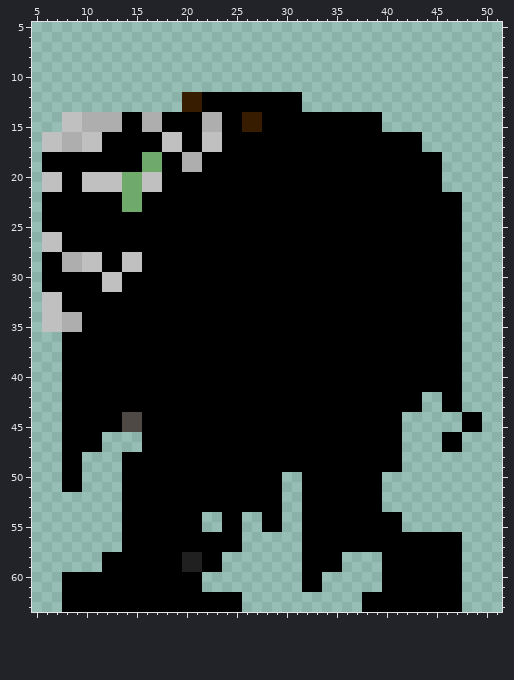
One commit to this pixel-art sprite: sprites/images/spr_boss1_2_5.png. Above is the file before it was changed.
The file is 128x128 pixels, drawn in blocks of 2x2; one block is one cell here. Shown: x 5..51, y 5..63.
Now the later version:
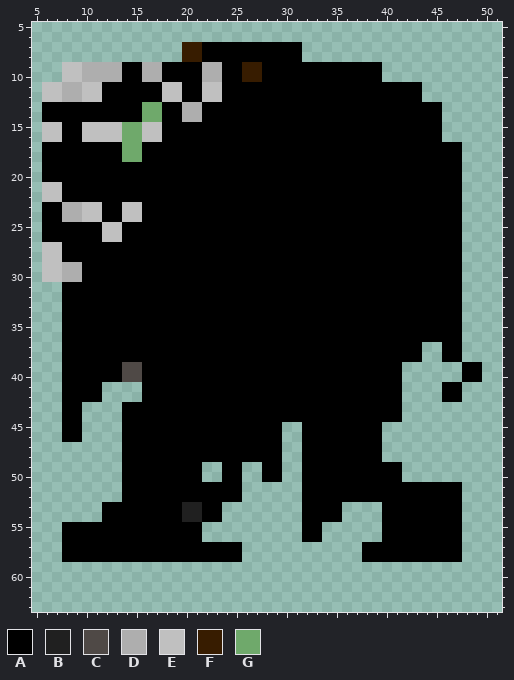
Palette (. is transparent): A #000000  B #202020  C #4f4946  D #aeaeae  E #c0c0c0  F #371c00  G #6fa96b
Change:
Changed rows in their new state; - is an unchanged pixel.
first column x 6:
 7 --------------FFAAAAAAAAAA------------------
 8 --------------FFAAAAAAAAAA------------------
 9 --EEDDDDAADDAAAADDAAFFAAAAAAAAAAAA----------
10 --EEDDDDAADDAAAADDAAFFAAAAAAAAAAAA----------
11 EEDDEEAAAAAAEEAAEEAAAAAAAAAAAAAAAAAAAA------
12 EEDDEEAAAAAAEEAAEE--------AAAAAAAAAAAA------
13 AAAAAAAAAAGGAADD----------AAAAAAAAAAAAAA----
14 AAAAAAAA--GG--DDAA--AA------------AAAAAA----
15 EEAAEEEEGGEE----AA--AA------------AAAAAA----
16 --AA--EEGGEEAA--AA--------------------AA----
17 AAAAAA--GG--AA--AA--------------------AAAA--
18 --------GGAA--AA------------------------AA--
19 ----------AA--AA------------------------AA--
20 AA--AAAAAAAA----------------------------AA--
21 ----AAAAAAAA----------------------------AA--
22 EE------AA----------------------------------
23 --DDEE--EE----------------------------------
24 --DDEE--EE----------------------------------
25 ------EE------------------------------------
26 AA----EE------------------------------------
28 EEAAAA--AA----------------------------------
29 EE--AA--AA----------------------------------
30 EEDD--AA------------------------------------
31 ..----AA------------------------------------
32 ..------------------------------------------
33 ..------------------------------------------
34 ..AA----------------------------------------
35 ..AA----------------------------------------
37 --------------------------------------..----
38 --------------------------------------..----
39 --------CC--------------------------......AA
40 --------CC--------------------------......AA
41 ------....--------------------------....----
42 ------....--------------------------..------
43 ----....----------------------------..--..--
44 ----....AA--------------------------------..
45 ----....AA--------------..--------..------..
46 ----..--AA--------------..--------..----..--
47 --....--AA--------------..--------..----..--
48 --..--------------------..--------..--------
49 --..------------..--..--..------------------
50 --..------------..--..------------AA--------
51 --..----------------....----------AAAAAAAA--
52 --------------------....----------AAAAAAAA--
53 ------AA------BB--......------....AAAAAAAA--
54 ------AA------BBAA..--..------....--AAAAAA--
55 --AAAAAA----------..--..----......--AAAAAA--
56 --AAAAAA--------....--------......----------
57 --AAAAAA------------------......------------
58 --AAAA--------AA--AA------....--AA----------
59 ------............--------....----........--
60 --..............----------..------........--
61 --..............----------..------........--
62 --..................------------..........--
63 --..................------------..........--
Changed places in both pictures, as pixel boxes (x1, y1, x2, y2):
changed: (42, 42, 462, 332)
changed: (62, 342, 482, 612)
